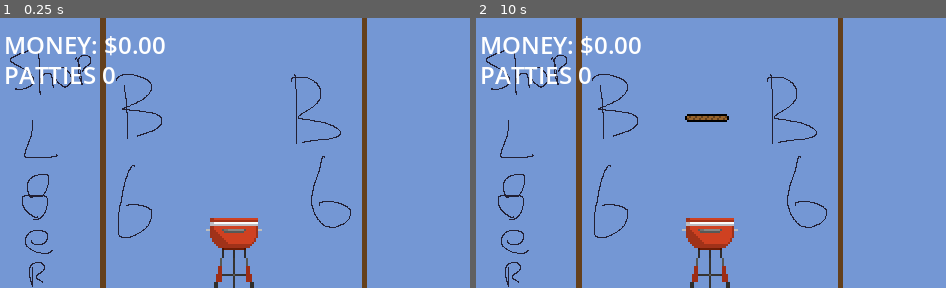
Above: before the commit, frames 1-2 (left to right).
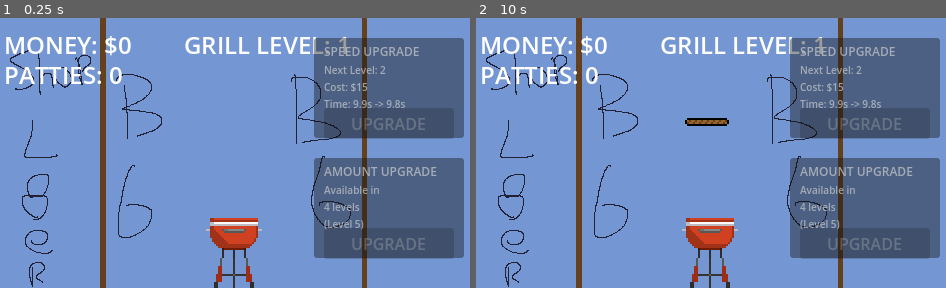
Above: after the commit, the same moments.

Repository: FinochioM/ItShouldBeAGoodGame
Game: Godot game, scene res://Scenes/main_scene.tscn
The game is run twice, just before and just after one commit, with the same random seed, the same clock (stepped at 60 frames per second) and the same inputs. The project has no main scene, so this scene is started directly.
Inputs:
- Up to frame 1 (0.25 s): no input
- Up to frame 2 (10 s): tap Enter at 0.5, 2, 3.5 s; tap Space at 1.25, 2.75, 4.25 s

The runs differ from the first frame. In frame 1, 25% of the frame differs, in the area x 20-99%, y 7-90%; in frame 2, 25%.

Commit message:
added basic upgrades for the grill and ui through code

Diff:
--- a/itsgonnabeagoodgame/Scripts/main_scene.gd
+++ b/itsgonnabeagoodgame/Scripts/main_scene.gd
@@ -6,18 +6,31 @@
 var patty_count: int = 0
 var money_per_second_per_patty: float = 1.0
 
+# GRILL UPGRADES SYSTEM
+var grill_level: int = 1
+var base_spawn_interval: float = 10.0
 var spawn_timer: float = 0.0
-var spawn_interval: float = 10.0
 var spawn_position: Vector2
+var current_spawn_interval: float = 10.0
+var patty_multiplier: int = 1
+
+var timing_upgrade_base_cost: float = 10.0
+var amount_upgrade_base_cost: float = 50.0
+var upgrade_cost_multiplier: float = 1.5
 
 @onready var money_label: Label
 @onready var patty_count_label: Label
+@onready var timing_upgrade_button: Button
+@onready var amount_upgrade_button: Button
+@onready var timing_info_label: Label
+@onready var amount_info_label: Label
+@onready var grill_level_label: Label
 
 var counted_patties = []
 
 func _ready():
 	spawn_position = Vector2(240, 100)
-
+	update_spawn_interval()
 	create_ui()
 
 	var money_timer = Timer.new()
@@ -28,11 +41,12 @@
 
 func _process(delta):
 	spawn_timer += delta
-	if spawn_timer >= spawn_interval:
+	if spawn_timer >= current_spawn_interval:
 		spawn_patty()
 		spawn_timer = 0.0
 
 	update_ui()
+	update_upgrade_buttons()
 
 func spawn_patty():
 	var patty = patty_scene.instantiate()
@@ -51,7 +65,7 @@
 		return
 
 	counted_patties.append(patty)
-	patty_count += 1
+	patty_count += patty_multiplier
 	print("PATTY LANDED IN THE GRILL: TOTAL PATTIES = ", patty_count)
 
 func _on_money_timer_timeout():
@@ -60,6 +74,57 @@
 	if earnings > 0:
 		print("EARNED ", earnings, " TOTAL MONEY", money)
 
+func can_timing_upgrade() -> bool:
+	return grill_level % 5 != 0
+
+func can_amount_upgrade() -> bool:
+	return grill_level % 5 == 0
+
+func get_timing_upgrade_cost() -> float:
+	var timing_upgrades = get_timing_upgrades_count()
+	return timing_upgrade_base_cost * pow(upgrade_cost_multiplier, timing_upgrades)
+
+func get_amount_upgrade_cost() -> float:
+	var amount_upgrades = get_amount_upgrades_count()
+	return amount_upgrade_base_cost * pow(upgrade_cost_multiplier, amount_upgrades)
+
+func get_timing_upgrades_count() -> int:
+	var count = 0
+	for level in range(1, grill_level + 1):
+		if level % 5 != 0:
+			count += 1
+	return count
+
+func get_amount_upgrades_count() -> int:
+	return grill_level / 5
+
+func update_spawn_interval():
+	var timing_upgrades = get_timing_upgrades_count()
+	current_spawn_interval = max(base_spawn_interval - (timing_upgrades * 0.1), 0.5)
+
+func update_patty_multiplier():
+	var amount_upgrades = get_amount_upgrades_count()
+	patty_multiplier = amount_upgrades + 1
+
+func purchase_timing_upgrade():
+	if can_timing_upgrade() and money >= get_timing_upgrade_cost():
+		money -= get_timing_upgrade_cost()
+		grill_level += 1
+		update_spawn_interval()
+		print("TIMING UPGRADE PURCHASED, THE NEW LEVEL IS: ", grill_level, " AND THE SPAWN INTERVAL IS ", current_spawn_interval)
+
+func purchase_amount_upgrade():
+	if can_amount_upgrade() and money >= get_amount_upgrade_cost():
+		money -= get_amount_upgrade_cost()
+		grill_level += 1
+		update_patty_multiplier()
+		print("AMOUNT UPGRADE PURCHASED, THE NEW LEVEL IS: ", grill_level, " AND THE NEW MULTIPLIER IS ", patty_multiplier)
+
+func update_upgrade_buttons():
+	timing_upgrade_button.disabled = not can_timing_upgrade() or money < get_timing_upgrade_cost()
+
+	amount_upgrade_button.disabled = not can_amount_upgrade() or money < get_amount_upgrade_cost()
+
 func create_ui():
 	var canvas_layer = CanvasLayer.new()
 	add_child(canvas_layer)
@@ -74,8 +139,84 @@
 	patty_count_label.add_theme_font_size_override("font_size", 24)
 	canvas_layer.add_child(patty_count_label)
 
+	grill_level_label = Label.new()
+	grill_level_label.position = Vector2(190, 10)
+	grill_level_label.add_theme_font_size_override("font_size", 24)
+	canvas_layer.add_child(grill_level_label)
+
+	create_upgrade_ui(canvas_layer)
+
+func create_upgrade_ui(canvas_layer: CanvasLayer):
+	var timing_section = Panel.new()
+	timing_section.position = Vector2(320, 20)
+	timing_section.size = Vector2(150, 100)
+	timing_section.modulate = Color(0.8, 0.8, 0.8, 0.7)
+	canvas_layer.add_child(timing_section)
+
+	var timing_title = Label.new()
+	timing_title.position = Vector2(10, 5)
+	timing_title.text = "SPEED UPGRADE"
+	timing_title.add_theme_font_size_override("font_size", 12)
+	timing_section.add_child(timing_title)
+
+	timing_info_label = Label.new()
+	timing_info_label.position = Vector2(10, 25)
+	timing_info_label.add_theme_font_size_override("font_size", 10)
+	timing_section.add_child(timing_info_label)
+
+	timing_upgrade_button = Button.new()
+	timing_upgrade_button.position = Vector2(10, 70)
+	timing_upgrade_button.size = Vector2(130, 25)
+	timing_upgrade_button.text = "UPGRADE"
+	timing_upgrade_button.pressed.connect(purchase_timing_upgrade)
+	timing_section.add_child(timing_upgrade_button)
+
+	var amount_section = Panel.new()
+	amount_section.position = Vector2(320, 140)
+	amount_section.size = Vector2(150, 100)
+	amount_section.modulate = Color(0.8, 0.8, 0.8, 0.7)
+	canvas_layer.add_child(amount_section)
+
+	var amount_title = Label.new()
+	amount_title.position = Vector2(10, 5)
+	amount_title.text = "AMOUNT UPGRADE"
+	amount_title.add_theme_font_size_override("font_size", 12)
+	amount_section.add_child(amount_title)
+
+	amount_info_label = Label.new()
+	amount_info_label.position = Vector2(10, 25)
+	amount_info_label.add_theme_font_size_override("font_size", 10)
+	amount_section.add_child(amount_info_label)
+
+	amount_upgrade_button = Button.new()
+	amount_upgrade_button.position = Vector2(10, 70)
+	amount_upgrade_button.size = Vector2(130, 25)
+	amount_upgrade_button.text = "UPGRADE"
+	amount_upgrade_button.pressed.connect(purchase_amount_upgrade)
+	amount_section.add_child(amount_upgrade_button)
+
 func update_ui():
 	if money_label:
-		money_label.text ="MONEY: $%.2f" % money
+		money_label.text = "MONEY: $%.0f" % money
 	if patty_count_label:
-		patty_count_label.text = "PATTIES %d" % patty_count
+		patty_count_label.text = "PATTIES: %d" % patty_count
+	if grill_level_label:
+		grill_level_label.text = "GRILL LEVEL: %d" % grill_level
+
+	if timing_info_label:
+		if can_timing_upgrade():
+			var cost = get_timing_upgrade_cost()
+			var next_interval = max(current_spawn_interval - 0.1, 0.5)
+			timing_info_label.text = "Next Level: %d\nCost: $%.0f\nTime: %.1fs -> %.1fs" % [grill_level + 1, cost, current_spawn_interval, next_interval]
+		else:
+			var levels_until_next = 5 - (grill_level % 5)
+			timing_info_label.text = "Available in\n%d levels\n(Level %d)" % [levels_until_next, grill_level + levels_until_next]
+
+	if amount_info_label:
+		if can_amount_upgrade():
+			var cost = get_amount_upgrade_cost()
+			var next_multiplier = patty_multiplier + 1
+			amount_info_label.text = "Next Level: %d\nCost: $%.0f\nMultiplier: x%d -> x%d" % [grill_level + 1, cost, patty_multiplier, next_multiplier]
+		else:
+			var levels_until_next = 5 - (grill_level % 5)
+			amount_info_label.text = "Available in\n%d levels\n(Level %d)" % [levels_until_next, grill_level + levels_until_next]
Binary file changed: itsgonnabeagoodgame/Textures/upgrade_grill_button.png
Not shown, changed: itsgonnabeagoodgame/Textures/upgrade_grill_button.png.import
